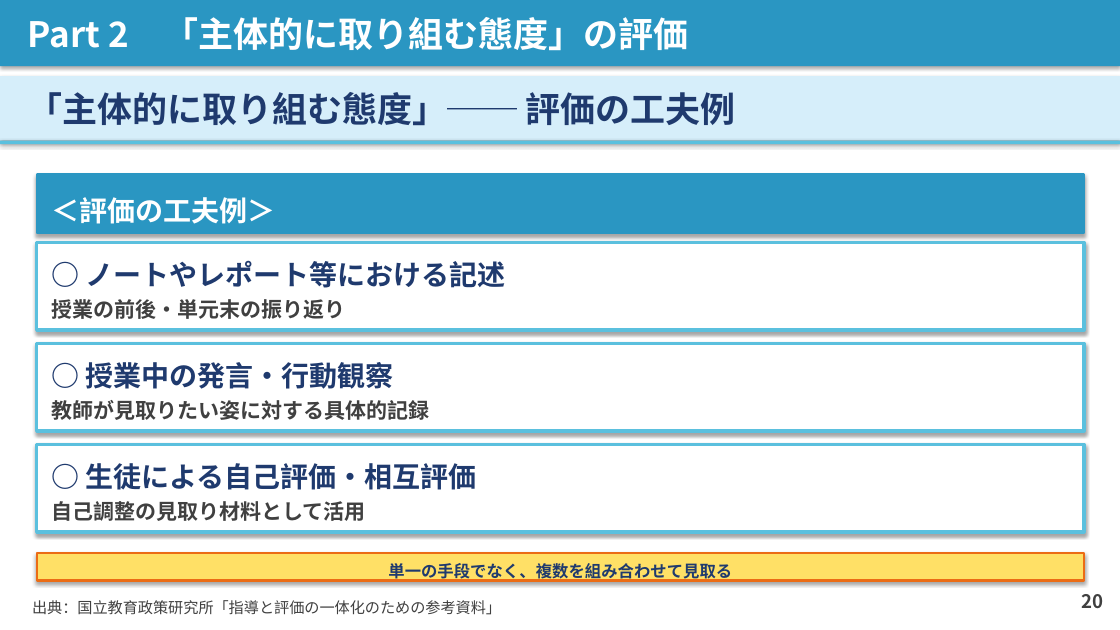
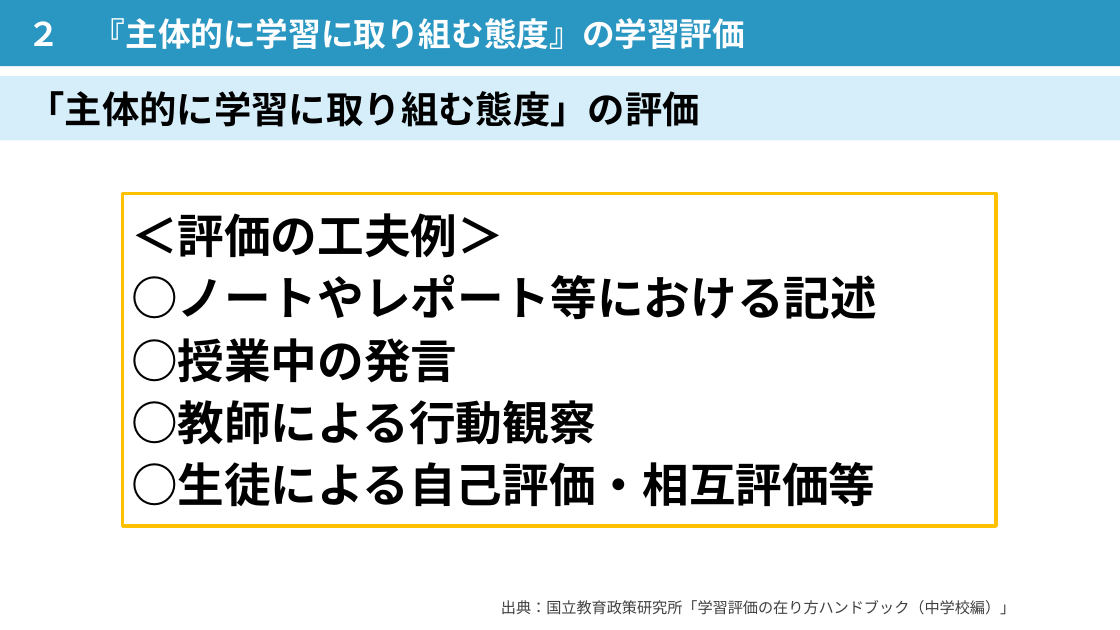
Before and after one commit to contynet730-star/con30, a slide deck: slide 18 of 講義スライド_石神井南中_20260603.pptx (slide 20 before the commit). Drawn at 1120x630 pixels with LibreOffice and Linux fonts; fonts in the diff are those of the drawing. Boxes give left, top, right and bottom in pixels: in the first picture for what was removed or moved away, otherwise in the second. Text is boxed around its words. In the diff, an @@ line names an element or a change of style, - is before the commit and + after.

```diff
--- a/講義スライド_石神井南中_20260603.pptx
+++ b/講義スライド_石神井南中_20260603.pptx
@@ rectangle "２ 『主体的に学習に取り組む態度』の学習評価" at <box>0,0,1120,66</box>: shadow off @@
@@ text in rectangle at <box>28,18,745,49</box>: text changed; size 30 to 28 pt @@
-Part 2 「主体的に取り組む態度」の評価
+２ 『主体的に学習に取り組む態度』の学習評価
@@ rectangle "「主体的に学習に取り組む態度」の評価" at <box>0,76,1120,141</box>: shadow off @@
@@ text in rectangle at <box>28,91,700,127</box>: text changed; size 30 to 32 pt; text colour #1F3A6E to #000000 @@
-「主体的に取り組む態度」── 評価の工夫例
+「主体的に学習に取り組む態度」の評価
@@ rectangle removed at <box>0,140,1120,144</box> @@
@@ rectangle removed at <box>37,175,1085,234</box> @@
-＜評価の工夫例＞
@@ rectangle "＜評価の工夫例＞": place and size @@
-rectangle "＜評価の工夫例＞" at <box>37,243,1085,330</box>
+rectangle "＜評価の工夫例＞" at <box>123,193,996,526</box>
@@ rectangle "＜評価の工夫例＞" at <box>123,193,996,526</box>: vertical alignment middle to top; fill #FFFFFF to none; outline #5BC0DE 3 pt to #FFC000 3 pt; shadow off @@
@@ text in rectangle at <box>131,213,877,507</box>: text changed; size 24 to 40 pt; text colour #1F3A6E to #000000 @@
-○ ノートやレポート等における記述
-授業の前後・単元末の振り返り
+＜評価の工夫例＞
+○ノートやレポート等における記述
+○授業中の発言
+○教師による行動観察
+○生徒による自己評価・相互評価等
@@ rectangle removed at <box>37,344,1085,431</box> @@
-○ 授業中の発言・行動観察
-教師が見取りたい姿に対する具体的記録
@@ rectangle removed at <box>37,444,1085,532</box> @@
-○ 生徒による自己評価・相互評価
-自己調整の見取り材料として活用
@@ rectangle removed at <box>37,553,1085,581</box> @@
-単一の手段でなく、複数を組み合わせて見取る
@@ text removed at <box>1081,594,1103,608</box> @@
-20
@@ text at <box>501,600,1015,615</box>: text changed @@
-出典：国立教育政策研究所「指導と評価の一体化のための参考資料」
+出典：国立教育政策研究所「学習評価の在り方ハンドブック（中学校編）」
```
Also in this commit, not shown: 21 other slides changed, 5 slides added, 8 slides removed.
